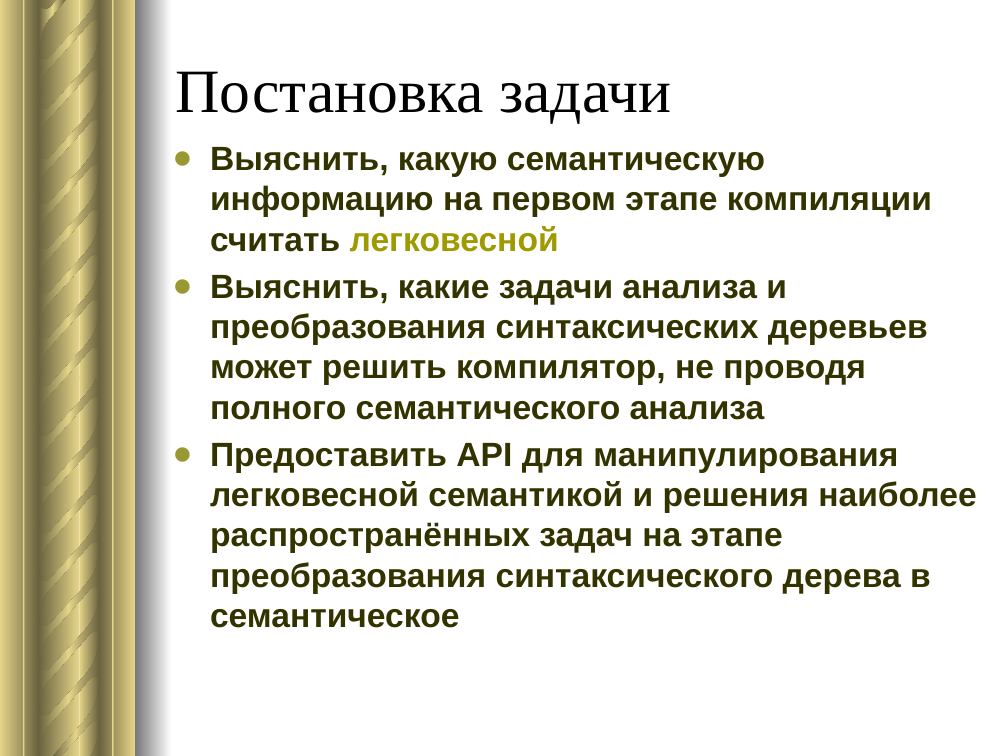
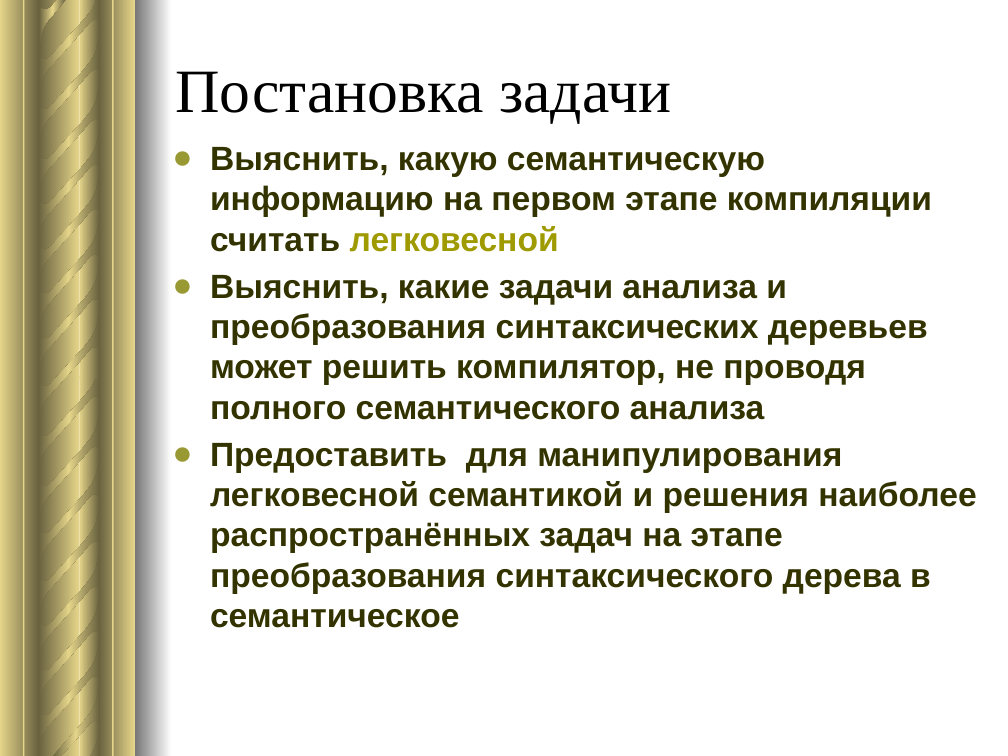
Before and after one commit to voloshinbogdan/LightSemantic, a slide deck: slide 2 of Presentation/НАКОПЛЕНИЕ ЛЕГКОВЕСНОЙ СЕМАНТИЧЕСКОЙ ИНФОРМАЦИИ ПО СИНТАКСИЧЕСКОМУ ДЕРЕВУ.pptx. Drawn at 1008x756 pixels with LibreOffice and Linux fonts; fonts in the diff are those of the drawing. Boxes give left, top, right and bottom in pixels: in the first picture for what was removed or moved away, otherwise in the second. Text is boxed around its words. In the diff, an @@ line names an element or a change of style, - is before the commit and + after.

```diff
--- a/Presentation/НАКОПЛЕНИЕ ЛЕГКОВЕСНОЙ СЕМАНТИЧЕСКОЙ ИНФОРМАЦИИ ПО СИНТАКСИЧЕСКОМУ ДЕРЕВУ.pptx
+++ b/Presentation/НАКОПЛЕНИЕ ЛЕГКОВЕСНОЙ СЕМАНТИЧЕСКОЙ ИНФОРМАЦИИ ПО СИНТАКСИЧЕСКОМУ ДЕРЕВУ.pptx
@@ text at [210, 443, 976, 628]: text changed @@
-● Предоставить API для манипулирования легковесной семантикой и решения наиболее распространённых задач на этапе преобразования синтаксического дерева в семантическое
+● Предоставить для манипулирования легковесной семантикой и решения наиболее распространённых задач на этапе преобразования синтаксического дерева в семантическое
```
Also in this commit, not shown: 4 other slides changed, 3 slides added, 2 other files.
